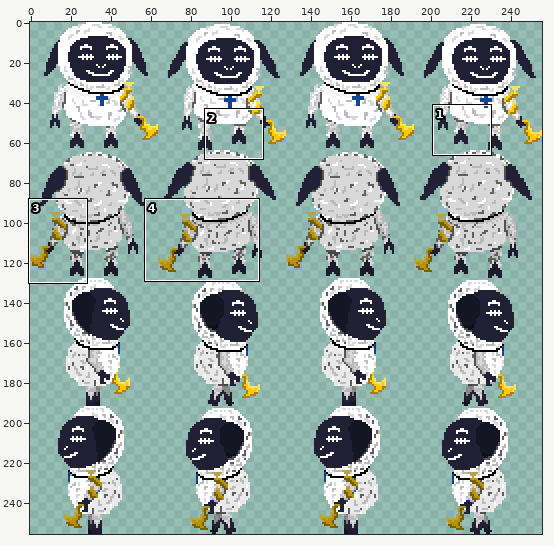
A sprite sheet gets an edit: Assets/Player/Movement/lamb_walking.png. Above, an overview of the earlier version with the close-up marked.
Close-up. Before the edit:
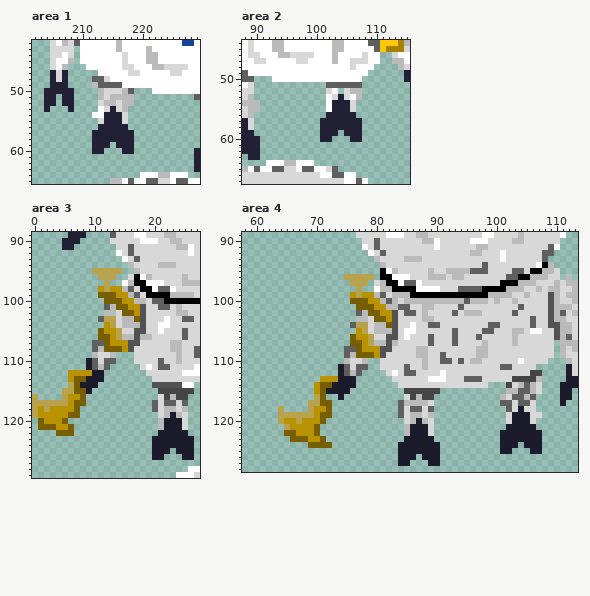
The file is 256x256 pixels. Colours within 5 levels of each other are drawn and written as one. Shown: area 1: x 202..229, y 42..65; area 2: x 88..115, y 44..67; area 3: x 0..27, y 89..129; area 4: x 58..113, y 89..128. The commit also changed other parts of the picture, which this record leaves out.
Now the later version:
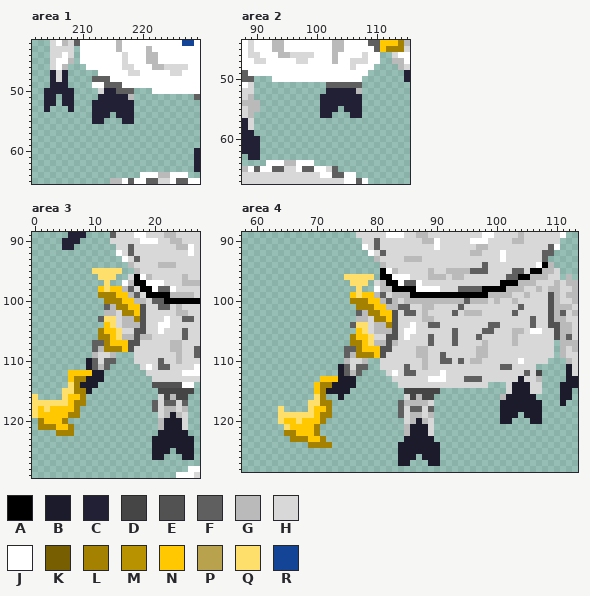
Palette (. is transparent): A #000000  B #1c1b2b  C #222034  D #454545  E #525252  F #5f5f5f  G #bababa  H #d8d8d8  J #ffffff  K #775e00  L #a48100  M #b99200  N #ffc800  P #b9a24e  Q #ffdf6b  R #134495
The exact change:
--- area 1
@@ x 210..220 @@
 47 ...JJJJJHHJ
-48 ..FFHJJJJJJ
-49 ..GFFFFJJJJ
-50 ...GHHHGF..
-51 ...GHGGGG..
-52 ...HGGHGG..
-53 ...JHCHG...
-54 ..JJCCCH...
-55 ...HCCCH...
-56 ...CCCCC...
-57 ..CCCCCCC..
-58 ..CCCCCCC..
-59 ..CCC.CCC..
-60 ..CC...CC..
+48 ..FFFJJJJJJ
+49 ..JJFFFJJJJ
+50 ...HCCFFF..
+51 ...CCCCCG..
+52 ..CCCCCCC..
+53 ..CCCCCCC..
+54 ..CCC.CCC..
+55 ..CC...CC..
+56 ...........
+57 ...........
+58 ...........
+59 ...........
+60 ...........
 61 ...........
--- area 2
@@ x 99..109 @@
 51 ...FFFFFF..
-52 ...HJ.HGG..
-53 ...JHCHJG..
-54 ...JCCCH...
-55 ...JCCCH...
-56 ...CCCCC...
-57 ..CCCCCCC..
-58 ..CCCCCCC..
-59 ..CCC.CCC..
-60 ..CC...CC..
+52 ...CCCCCG..
+53 ..CCCCCCC..
+54 ..CCCCCCC..
+55 ..CCC.CCC..
+56 ..CC...CC..
+57 ...........
+58 ...........
+59 ...........
+60 ...........
 61 ...........
--- area 3
@@ x 8..19 @@
  94 ........GHHH
- 95 ..PPPPP..GHH
- 96 ...PPP..HAJG
- 97 ....P..JGAAJ
- 98 ...MPMMGFHAA
- 99 ...KKKMMGFHA
-100 ....KKKMMGGH
-101 ....FGKKMMEH
-102 ....GGHKKMEH
-103 ...FPPHGGKEH
-104 ....MPHGGGEH
-105 ...KMMPHHEEH
-106 ...KKMPGGEGG
-107 ..FFKMMMEEHH
-108 ..FGKKKMEHHH
+ 95 ..QQQQQ..GHH
+ 96 ...QQQ..HAJG
+ 97 ....Q..JGAAJ
+ 98 ...NQNNGFHAA
+ 99 ...LLLNNGFHA
+100 ....LLLNNGGH
+101 ....FGLLNNEH
+102 ....GGHLLNEH
+103 ...FQQHGGLEH
+104 ....NQHGGGEH
+105 ...LNNQHHEEH
+106 ...LLNQGGEGG
+107 ..FFLNNNEEHH
+108 ..FGLLLNEHHH
 109 ..GHHG...HHH
@@ x 0..11 @@
 111 .........BFG
-112 ......MMMMBB
-113 ......MKKBBB
-114 ......PKBBB.
-115 .....PPKKB..
-116 P....PMMK...
-117 PPPPPPMKK...
-118 PMPMMMMK....
-119 PMMMMMKK....
-120 .KMMMK......
-121 .KKKMMK.....
-122 ....KKK.....
+112 ......NNNNBB
+113 ......NLLBBB
+114 ......QLBBB.
+115 .....QQLLB..
+116 Q....QNNL...
+117 QQQQQQNLL...
+118 QNQNNNNL....
+119 QNNNNNLL....
+120 .LNNNL......
+121 .LLLNNL.....
+122 ....LLL.....
 123 ............
--- area 4
@@ x 58..113 @@
  95 .......................AJGHHHHHGHHGGGGFFFHHHHFFHAAGGH...
- 96 .................PPPPP.AAJJJHHHGGGHGGHHHHHHHFFAAGGGHH.G.
- 97 ..................PPP.HGAAJFFJHHHHHHHHHHHHHAAAGGGHHHGHGG
- 98 ...................P..JGGAAAAJJJJHHHFFFFAAAAGGGHHGHGGHHG
- 99 ..................MPMMGFHGGGAAAAAAAAAAAAAGGGGHHGHHHEGHGG
-100 ..................KKKMMGFGHGGGGGGGGGGFGGGHGHHGHHHHHEGHHG
-101 ...................KKKMMGGFFHHGGHHHHFHHHHHHHHHFHHHHEGGGH
-102 ...................FGKKMMEHFFHGHHHHFHGGGHHHHHFHHHHHEGFHG
-103 ...................GGHKKMEHHHHGGHHHHHHHHHHHHHHHHFHHEGGHH
-104 ..................FPPHGGKEHHJHHFFHHHHHHHHFFHHHHHFHHEEGGH
-105 ...................MPHGGGEHJJHHHHHHFHHHHFFHHHGGHJJHHEGGH
-106 ..................KMMPHHEEHJHHHFHHHFHHHFHHHHHGHHHHHHEGFH
-107 ..................KKMPGGEGHHHHHFHHHFHHHHGHHHHGHHHHHH.GGG
-108 .................FFKMMMEEHHHHGGHHHHHHHHGGHHHHHHHHHHH.GHG
-109 .................FGKKKMEHHHHHGGHHFHHHHHGGHHHHHHHHHHH.GHH
+ 96 .................QQQQQ.AAJJJHHHGGGHGGHHHHHHHFFAAGGGHH.G.
+ 97 ..................QQQ.HGAAJFFJHHHHHHHHHHHHHAAAGGGHHHGHGG
+ 98 ...................Q..JGGAAAAJJJJHHHFFFFAAAAGGGHHGHGGHHG
+ 99 ..................NQNNGFHGGGAAAAAAAAAAAAAGGGGHHGHHHEGHGG
+100 ..................LLLNNGFGHGGGGGGGGGGFGGGHGHHGHHHHHEGHHG
+101 ...................LLLNNGGFFHHGGHHHHFHHHHHHHHHFHHHHEGGGH
+102 ...................FGLLNNEHFFHGHHHHFHGGGHHHHHFHHHHHEGFHG
+103 ...................GGHLLNEHHHHGGHHHHHHHHHHHHHHHHFHHEGGHH
+104 ..................FQQHGGLEHHJHHFFHHHHHHHHFFHHHHHFHHEEGGH
+105 ...................NQHGGGEHJJHHHHHHFHHHHFFHHHGGHJJHHEGGH
+106 ..................LNNQHHEEHJHHHFHHHFHHHFHHHHHGHHHHHHEGFH
+107 ..................LLNQGGEGHHHHHFHHHFHHHHGHHHHGHHHHHH.GGG
+108 .................FFLNNNEEHHHHGGHHHHHHHHGGHHHHHHHHHHH.GHG
+109 .................FGLLLNEHHHHHGGHHFHHHHHGGHHHHHHHHHHH.GHH
 110 .................GHHG..HHHHHHHGHHFFHFHGGHHHHHHJHHHH...GH
 111 ................BFHFF..HHHHFHHGHHHHHHHHHHHHFFHHHH.....BH
-112 ................BFGF....HJHFFHHHHJHHHHHHHHHHHHHHDD....BH
-113 .............MMMBBB......HHHHHHJJJHHHFFFHHHHHDDDDG....BB
-114 ............MKKBBBB.......HHHHHHHHHHHHHHH...DHGFGH...BBB
-115 ............MKBBBB.........DDDDDD...........GGFFGH...BB.
-116 ............PK..B..........HDGDD...........GHFFGF....BB.
-117 ...........PPKK...........FGGGGH...........FFHFFH....B..
-118 ......P....PMMK...........FHFFHF............FHBHH.......
-119 ......PPPPPPMKK...........FHGGHG............HBBBHH......
-120 ......PMMPMMMK.............HGBGH............HBBBH.......
-121 .......PMMMMK..............GBBBH............BBBBB.......
-122 .......KKMMMK..............GBBBH...........BBBBBBB......
-123 ........KKKMMK.............BBBBB...........BBBBBBB......
-124 ...........KKKK...........BBBBBBB..........BBB.BBB......
-125 ..........................BBBBBBB..........BB...BB......
+112 ................BFGF....HJHFFHHHHJHHHHHHHHHHHHHFHD....BH
+113 .............NNNBBB......HHHHHHJJJHHHFFFHHHHHHBHHG....BB
+114 ............NLLBBBB.......HHHHHHHHHHHHHHH...HBBBHH...BBB
+115 ............NLBBBB.........DDDDDD...........HBBBHH...BB.
+116 ............QL..B..........HDGDD...........GBBBBB....BB.
+117 ...........QQLL...........FGGGGH...........BBBBBBB...B..
+118 ......Q....QNNL...........FHFFHF...........BBBBBBB......
+119 ......QQQQQQNLL...........FHGGHG...........BBB.BBB......
+120 ......QNNQNNNL.............HGBGH...........BB...BB......
+121 .......QNNNNL..............GBBBH........................
+122 .......LLNNNL..............GBBBH........................
+123 ........LLLNNL.............BBBBB........................
+124 ...........LLLL...........BBBBBBB.......................
+125 ..........................BBBBBBB.......................
 126 ..........................BBB.BBB.......................
